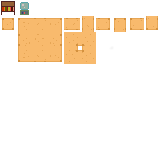
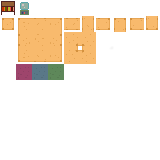
The second (160, 160) image is a revision of the first. Changes to its layers:
added group "Carpet3" with 2 layers above "Carpet2" over <box>32,64,64,80</box>
added layer "Paint Layer 8" (1st of 3, in "Carpet3") (27%) in group "Carpet3" over <box>32,64,64,80</box>
added layer "Paint Layer 6" (1st of 3, in "Carpet3") in group "Carpet3" over <box>32,64,64,80</box>
added group "Carpet2" with 2 layers above "Carpet1" over <box>16,64,64,80</box>
added layer "Paint Layer 8" (2nd of 3, in "Carpet2") (27%) in group "Carpet2" over <box>16,64,64,80</box>
added layer "Paint Layer 6" (2nd of 3, in "Carpet2") in group "Carpet2" over <box>16,64,64,80</box>
added group "Carpet1" with 2 layers above "Wall" over <box>16,64,64,80</box>
added layer "Paint Layer 8" (3rd of 3, in "Carpet1") (27%) in group "Carpet1" over <box>16,64,64,80</box>
added layer "Paint Layer 6" (3rd of 3, in "Carpet1") in group "Carpet1" over <box>16,64,64,80</box>
